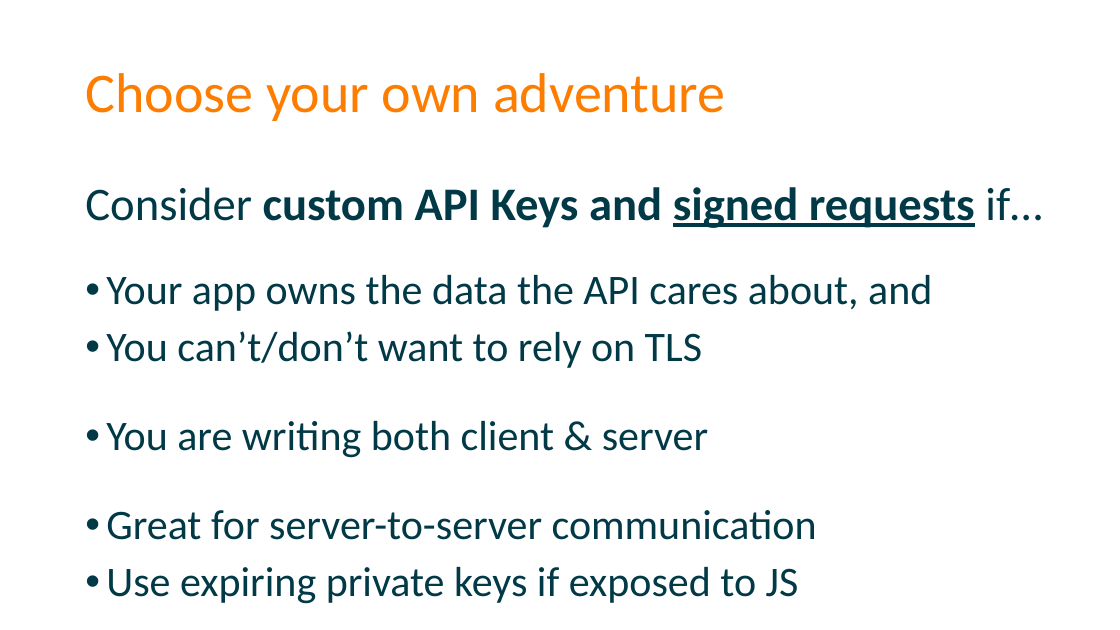
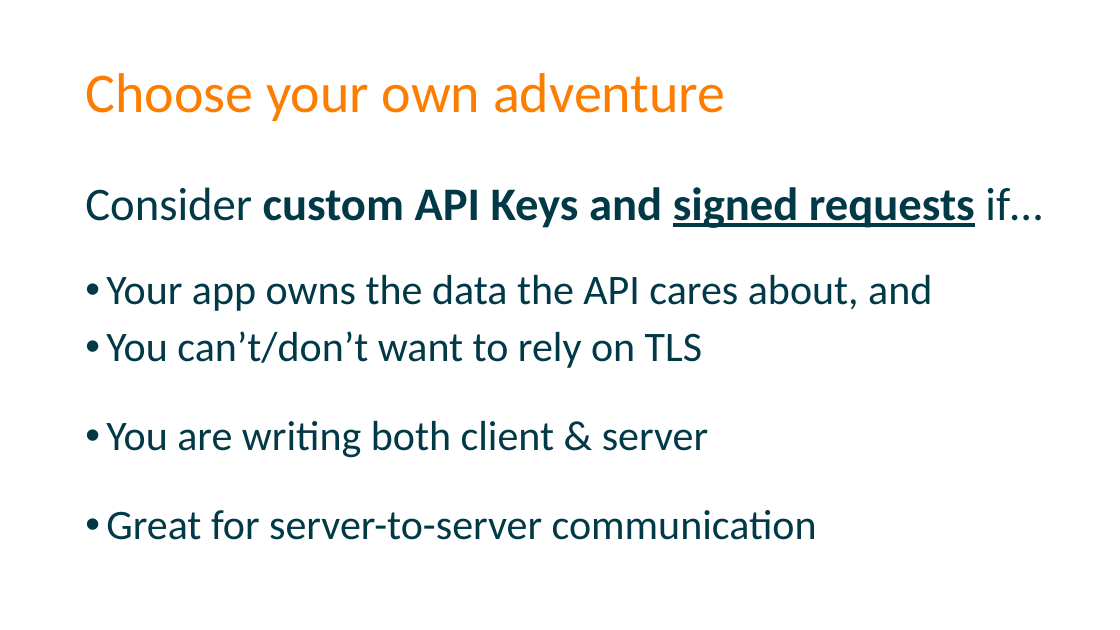
Before and after one commit to spetryjohnson/Securing-Your-API-Endpoints---CodeMash-2016, a slide deck: slide 67 of Securing Your API Endpoints - CodeMash 2016.pptx. Drawn at 1120x630 pixels with LibreOffice and Linux fonts; fonts in the diff are those of the drawing. Boxes give left, top, right and bottom in pixels: in the first picture for what was removed or moved away, otherwise in the second. Text is boxed around its words. In the diff, an @@ line names an element or a change of style, - is before the commit and + after.

```diff
--- a/Securing Your API Endpoints - CodeMash 2016.pptx
+++ b/Securing Your API Endpoints - CodeMash 2016.pptx
@@ text at (106,567,799,604): paragraph removed @@
-• Use expiring private keys if exposed to JS
```
Also in this commit, not shown: 3 other slides changed.
